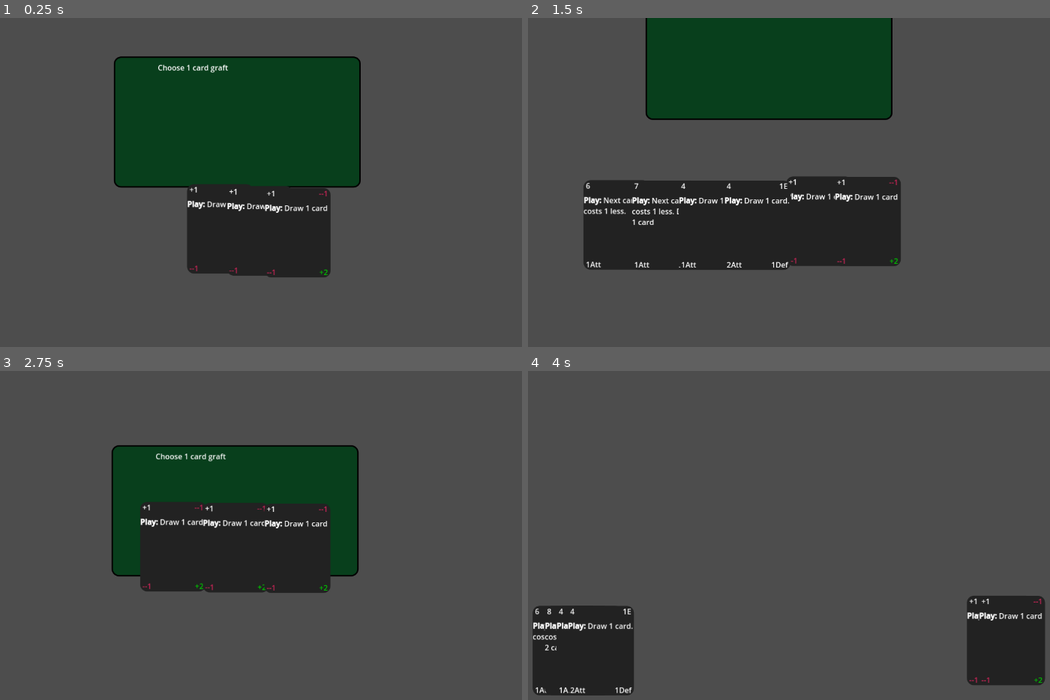
Above: before the commit, frames 1-4 (two rows, left to right).
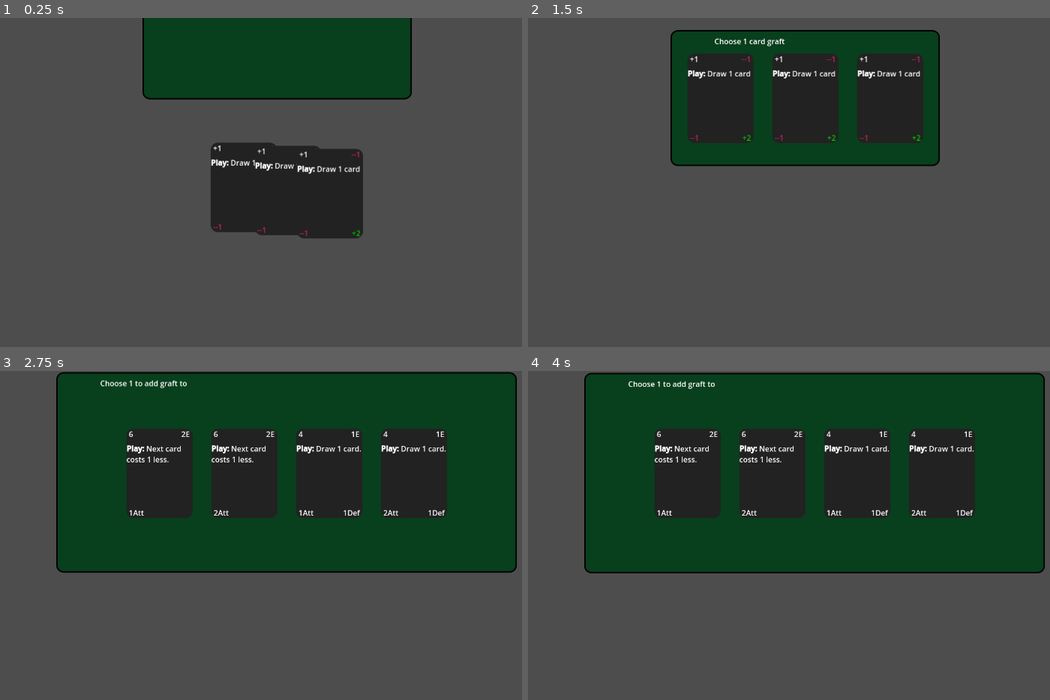
Above: after the commit, the same moments.

Repository: TicklesTheBrain/CardBuilder
Game: Godot game, scene res://grafting_scene.tscn
The game is run twice, just before and just after one commit, with the same random seed, the same clock (stepped at 60 frames per second) and the same inputs. This scene is started directly instead of the project's main scene.
Inputs (mouse positions are in pixels of both pictures, inside the frame that each line leads up to):
- Up to frame 1 (0.25 s): no input
- Up to frame 2 (1.5 s): drag from (679, 175) to (872, 113) at 0.52 s; drag from (700, 175) to (872, 175) at 1.27 s
- Up to frame 3 (2.75 s): move the mouse to (344, 466) at 2.02 s; click (344, 466) at 2.17 s
- Up to frame 4 (4 s): drag from (700, 545) to (632, 489) at 2.77 s; drag from (700, 528) to (872, 528) at 3.52 s

The runs differ from the first frame. In frame 1, 26% of the frame differs, in the area x 21-79%, y 0-79%; in frame 2, 36%; in frame 3, 51%; in frame 4, 63%, in the area x 0-99%, y 0-99%.

Commit message:
First pass of adjustable size pockets

Diff:
--- a/PocketLord.gd
+++ b/PocketLord.gd
@@ -1,9 +1,10 @@
 extends Node
 
 @export var pocketPacked: PackedScene
+
 var pocketRefs = {}
 
-signal requestNewPocket(pocketText: String, receivingMethod: Callable)
+signal requestNewPocket(pocketText: String, receivingMethod: Callable, expectedCards: int)
 signal requestClosePocket(pocketID: CardContainer)
 signal pocketClosed(cont: CardContainer)
 
@@ -11,14 +12,15 @@
 	requestNewPocket.connect(makeNewPocket)
 	requestClosePocket.connect(cleanUpPocket)
 
-func makeNewPocket(pocketText: String, receivingMethod: Callable):
+func makeNewPocket(pocketText: String, receivingMethod: Callable, expectedCards: int):
 
 	var newPocket = pocketPacked.instantiate() as PocketDisplay
-	var pocketContainer = CardContainer.new()
-	add_child(pocketContainer)
-	newPocket.setupPositionController(pocketContainer)
+	newPocket.setSize(expectedCards)
+	var pocketContainer = newPocket.pocketContainer
 	newPocket.setupText(pocketText)
 	add_child(newPocket)
+
+	newPocket.layer += pocketRefs.keys().size() #new pockets always open on top
 
 	pocketRefs[pocketContainer] = newPocket
 	newPocket.showPocket()
--- a/cardEffects/peChooseFrom.gd
+++ b/cardEffects/peChooseFrom.gd
@@ -22,7 +22,7 @@
 	if destination.getFreeSpace() != -1:
 		amountOfCardsToChoose = min (destination.getFreeSpace(), amountOfCardsToChoose)
 
-	PocketLord.requestNewPocket.emit(getPocketText(), receivePocket)
+	PocketLord.requestNewPocket.emit(getPocketText(), receivePocket, amountOfCardsToChooseFrom)
 
 	var counter = 0
 	while (not source.checkEmpty() and not destination.checkFull() and counter < amountOfCardsToChooseFrom):
--- a/cardInterfaceStuff/cardPositionController.gd
+++ b/cardInterfaceStuff/cardPositionController.gd
@@ -29,7 +29,7 @@
 func removeCardData(cardData: CardData):
 	var cardDisplays = get_tree().get_nodes_in_group("cd")
 	var cardDisplay = cardDisplays.filter(func(cd): return cd.cardData == cardData)[0]
-	removeCardDisplay(cardDisplay)
+	removeCardDisplay(cardDisplay) #TODO: this is kinda ugly
 	if canvasLayer:
 		Events.orphanedCardDisplay.emit(cardDisplay)
 
--- a/cardInterfaceStuff/dynamicPositionController.gd
+++ b/cardInterfaceStuff/dynamicPositionController.gd
@@ -2,11 +2,16 @@
 class_name DynamicPositionController
 
 @export var cardAreas: Array[CollisionShape2D]
-@export var cardAreaId: int = 0
+@export var cardAreaId: int = 0:
+	set (newVal):
+		relevantShape = cardAreas[newVal]
+		cardAreaId = newVal
 @export var minCardCenterDistance: float
 @export var maxCardGap: float
 @export var multipleRows: bool = false
 @export var rowGap: float = 25
+
+var relevantShape: CollisionShape2D
 
 func scuttleCards():
 
@@ -14,9 +19,9 @@
 		return
 
 	var numberOfRows
-	var areaHeight = cardAreas[cardAreaId].shape.get_rect().size.y
-	var areaWidth = cardAreas[cardAreaId].shape.get_rect().size.x
-	var cardHeight = cards[0].cardShape.get_children()[0].shape.get_rect().size.y
+	var areaHeight = relevantShape.shape.get_rect().size.y
+	var areaWidth = relevantShape.shape.get_rect().size.x
+	var cardHeight = cards[0].cardShape.get_children()[0].shape.get_rect().size.y #TODO: this is fucking ugly
 	var cardsInRows = [cards]
 
 	if multipleRows:
@@ -34,7 +39,7 @@
 				c+=1
 			cardsInRows.push_back(newRow)
 
-	var centerPos = cardAreas[cardAreaId].position
+	var centerPos = relevantShape.position
 	var totalHeight = (cardsInRows.size()-1)*(cardHeight+rowGap)+cardHeight
 	var firstRowCenter = centerPos-Vector2(0,totalHeight/2-cardHeight/2)
 	var r = 0
--- a/grafting_scene.gd
+++ b/grafting_scene.gd
@@ -29,7 +29,7 @@
 	for g in range(amountOfGraftsTodo):
 
 
-		PocketLord.requestNewPocket.emit("Choose 1 card graft", receivePocket)
+		PocketLord.requestNewPocket.emit("Choose 1 card graft", receivePocket, graftOptionsAmount)
 
 		for i in range(graftOptionsAmount):
 			addNewOption()
@@ -40,7 +40,7 @@
 
 		graftChoicePocket.removeCard(selectedGraft)
 
-		PocketLord.requestNewPocket.emit("Choose 1 to add graft to", receiveDeckPocket)
+		PocketLord.requestNewPocket.emit("Choose 1 to add graft to", receiveDeckPocket, playerDeck.getAll().size())
 
 		playerDeck.disposeAll(deckPocket)
 
--- a/pocket.tscn
+++ b/pocket.tscn
@@ -1,7 +1,20 @@
-[gd_scene load_steps=8 format=3 uid="uid://o20e5thwdy3j"]
+[gd_scene load_steps=13 format=3 uid="uid://o20e5thwdy3j"]
 
 [ext_resource type="Script" path="res://pocketDisplay.gd" id="1_q2qv6"]
-[ext_resource type="Script" path="res://cardInterfaceStuff/FixedPositionController.gd" id="2_87o7k"]
+[ext_resource type="Script" path="res://cardAbstractions/cardContainer.gd" id="2_1vbvx"]
+[ext_resource type="Script" path="res://cardInterfaceStuff/dynamicPositionController.gd" id="2_sxrrm"]
+
+[sub_resource type="RectangleShape2D" id="RectangleShape2D_xuy27"]
+size = Vector2(1248, 688)
+
+[sub_resource type="RectangleShape2D" id="RectangleShape2D_p8l4i"]
+size = Vector2(1224, 468)
+
+[sub_resource type="RectangleShape2D" id="RectangleShape2D_lydsy"]
+size = Vector2(983, 428)
+
+[sub_resource type="RectangleShape2D" id="RectangleShape2D_hvlis"]
+size = Vector2(575, 290)
 
 [sub_resource type="StyleBoxFlat" id="StyleBoxFlat_2gfwq"]
 bg_color = Color(0.0313726, 0.247059, 0.109804, 1)
@@ -28,7 +41,7 @@
 "times": PackedFloat32Array(0),
 "transitions": PackedFloat32Array(1),
 "update": 0,
-"values": [Vector2(283, -308)]
+"values": [Vector2(0, -720)]
 }
 
 [sub_resource type="Animation" id="Animation_j2xvq"]
@@ -43,7 +56,7 @@
 "times": PackedFloat32Array(0, 0.5),
 "transitions": PackedFloat32Array(0.517632, 0.267943),
 "update": 0,
-"values": [Vector2(272, 179), Vector2(300, -306)]
+"values": [Vector2(0, 0), Vector2(0, -720)]
 }
 
 [sub_resource type="Animation" id="Animation_q5f7u"]
@@ -59,7 +72,7 @@
 "times": PackedFloat32Array(0, 0.7),
 "transitions": PackedFloat32Array(0.25, 4.43828),
 "update": 0,
-"values": [Vector2(302, -311), Vector2(272, 179)]
+"values": [Vector2(0, -720), Vector2(0, 0)]
 }
 
 [sub_resource type="AnimationLibrary" id="AnimationLibrary_emsn4"]
@@ -69,73 +82,55 @@
 "show": SubResource("Animation_q5f7u")
 }
 
-[node name="PocketLayer" type="CanvasLayer" node_paths=PackedStringArray("animation", "positionController", "infoLabel")]
+[node name="PocketLayer" type="CanvasLayer" node_paths=PackedStringArray("animation", "positionController", "backGroundPanel", "infoLabel", "pocketContainer")]
 layer = 2
 script = ExtResource("1_q2qv6")
 animation = NodePath("Pocket/PocketAnimation")
-positionController = NodePath("PocketPositionController")
+positionController = NodePath("PocketDynamicPosition")
+backGroundPanel = NodePath("Pocket/Panel")
 infoLabel = NodePath("Pocket/Panel/Label")
+sizesMinCenterDistance = Array[float]([35.0, 35.0, 30.0, 25.0])
+sizesMaxCardGaps = Array[float]([40.0, 40.0, 35.0, 30.0])
+sizesMultipleRows = Array[bool]([false, false, true, true])
+sizesRowGaps = Array[float]([10.0, 10.0, 35.0, 25.0])
+pocketContainer = NodePath("PocketContainer")
 
-[node name="PocketPositionController" type="Node2D" parent="." node_paths=PackedStringArray("posCollections", "canvasLayer")]
-script = ExtResource("2_87o7k")
-posCollections = [NodePath("1Pos"), NodePath("2Pos"), NodePath("3Pos"), NodePath("4Pos")]
+[node name="PocketContainer" type="Node" parent="."]
+script = ExtResource("2_1vbvx")
+
+[node name="PocketDynamicPosition" type="Node2D" parent="." node_paths=PackedStringArray("cardAreas", "logicalContainer", "canvasLayer")]
+script = ExtResource("2_sxrrm")
+cardAreas = [NodePath("ShapeSmall"), NodePath("ShapeMid"), NodePath("ShapeBig"), NodePath("ShapeFull")]
+logicalContainer = NodePath("../PocketContainer")
 canvasLayer = NodePath("..")
 
-[node name="1Pos" type="Node2D" parent="PocketPositionController"]
+[node name="ShapeFull" type="CollisionShape2D" parent="PocketDynamicPosition"]
+visible = false
+position = Vector2(643, 360)
+shape = SubResource("RectangleShape2D_xuy27")
 
-[node name="1_1" type="Marker2D" parent="PocketPositionController/1Pos"]
-position = Vector2(476, 341)
-metadata/_edit_group_ = true
+[node name="ShapeBig" type="CollisionShape2D" parent="PocketDynamicPosition"]
+visible = false
+position = Vector2(639, 263)
+shape = SubResource("RectangleShape2D_p8l4i")
 
-[node name="2Pos" type="Node2D" parent="PocketPositionController"]
+[node name="ShapeMid" type="CollisionShape2D" parent="PocketDynamicPosition"]
+visible = false
+position = Vector2(646.5, 218)
+shape = SubResource("RectangleShape2D_lydsy")
 
-[node name="1_2" type="Marker2D" parent="PocketPositionController/2Pos"]
-position = Vector2(399, 339)
-metadata/_edit_group_ = true
-
-[node name="2_2" type="Marker2D" parent="PocketPositionController/2Pos"]
-position = Vector2(557, 340)
-metadata/_edit_group_ = true
-
-[node name="3Pos" type="Node2D" parent="PocketPositionController"]
-
-[node name="1_3" type="Marker2D" parent="PocketPositionController/3Pos"]
-position = Vector2(354, 337)
-metadata/_edit_group_ = true
-
-[node name="2_3" type="Marker2D" parent="PocketPositionController/3Pos"]
-position = Vector2(512, 338)
-metadata/_edit_group_ = true
-
-[node name="3_3" type="Marker2D" parent="PocketPositionController/3Pos"]
-position = Vector2(669, 338)
-metadata/_edit_group_ = true
-
-[node name="4Pos" type="Node2D" parent="PocketPositionController"]
-
-[node name="1_4" type="Marker2D" parent="PocketPositionController/4Pos"]
-position = Vector2(296, 338)
-metadata/_edit_group_ = true
-
-[node name="2_4" type="Marker2D" parent="PocketPositionController/4Pos"]
-position = Vector2(454, 339)
-metadata/_edit_group_ = true
-
-[node name="3_4" type="Marker2D" parent="PocketPositionController/4Pos"]
-position = Vector2(611, 339)
-metadata/_edit_group_ = true
-
-[node name="4_4" type="Marker2D" parent="PocketPositionController/4Pos"]
-position = Vector2(766, 339)
-metadata/_edit_group_ = true
+[node name="ShapeSmall" type="CollisionShape2D" parent="PocketDynamicPosition"]
+visible = false
+position = Vector2(626.5, 171)
+shape = SubResource("RectangleShape2D_hvlis")
 
 [node name="Pocket" type="Node2D" parent="."]
-position = Vector2(283, -308)
+position = Vector2(0, -720)
 metadata/_edit_group_ = true
 
 [node name="Panel" type="Panel" parent="Pocket"]
-offset_right = 527.0
-offset_bottom = 280.0
+offset_right = 300.0
+offset_bottom = 600.0
 theme_override_styles/panel = SubResource("StyleBoxFlat_2gfwq")
 
 [node name="Label" type="Label" parent="Pocket/Panel"]
--- a/pocketDisplay.gd
+++ b/pocketDisplay.gd
@@ -3,24 +3,60 @@
 
 @export var animation: AnimationPlayer
 @export var positionController: CardPositionController
+@export var backGroundPanel: Panel
 @export var infoLabel: Label
+@export var sizesMinCenterDistance: Array[float] = []
+@export var sizesMaxCardGaps: Array[float] = []
+@export var sizesMultipleRows: Array[bool] = []
+@export var sizesRowGaps: Array[float] = []
+@export var pocketContainer: CardContainer
+@onready var size: PocketSize:
+	set (newSize):
+		positionController.minCardCenterDistance = sizesMinCenterDistance[newSize]
+		positionController.maxCardGap = sizesMaxCardGaps[newSize]
+		positionController.multipleRows = sizesMultipleRows[newSize]
+		positionController.rowGap = sizesRowGaps[newSize]
+		positionController.cardAreaId = newSize
+		adjustPanel()
+		size = newSize
+
+enum PocketSize {SMALL, MEDIUM, BIG, FULL}
 
 signal pocketOpened
 signal pocketClosed
 
+func setSize(expectedCards: int):
+
+	if expectedCards <= 3:
+		size = PocketSize.SMALL
+	elif expectedCards <= 6:
+		size = PocketSize.MEDIUM
+	elif expectedCards <= 12:
+		size = PocketSize.BIG
+	else:
+		size = PocketSize.FULL
+
+func adjustPanel():
+	var shapeCenter = positionController.relevantShape.position
+	var shapeSize = positionController.relevantShape.shape.size
+	var topLeftCorner = shapeCenter - shapeSize/2
+
+	backGroundPanel.position = topLeftCorner
+	backGroundPanel.size = shapeSize
+
 func setupPositionController(container: CardContainer):
-    positionController.setupNewLogicalContainer(container)
+	positionController.setupNewLogicalContainer(container)
 
 func setupText(text: String):
-    infoLabel.text = text
+	infoLabel.text = text
 
 func showPocket():
-    animation.play("show")
-    await animation.animation_finished
-    pocketOpened.emit()
+	animation.play("show")
+	await animation.animation_finished
+	pocketOpened.emit()
 
 func hidePocket():
-    animation.play("hide")
-    await animation.animation_finished
-    pocketClosed.emit()
-    queue_free()
+	animation.play("hide")
+	await animation.animation_finished
+	pocketClosed.emit()
+	queue_free()
--- a/project.godot
+++ b/project.godot
@@ -23,6 +23,10 @@
 Logger="*res://logger.gd"
 PocketLord="*res://pocket_lord.tscn"
 
+[debug]
+
+gdscript/warnings/onready_with_export=1
+
 [display]
 
 window/size/viewport_width=1280
